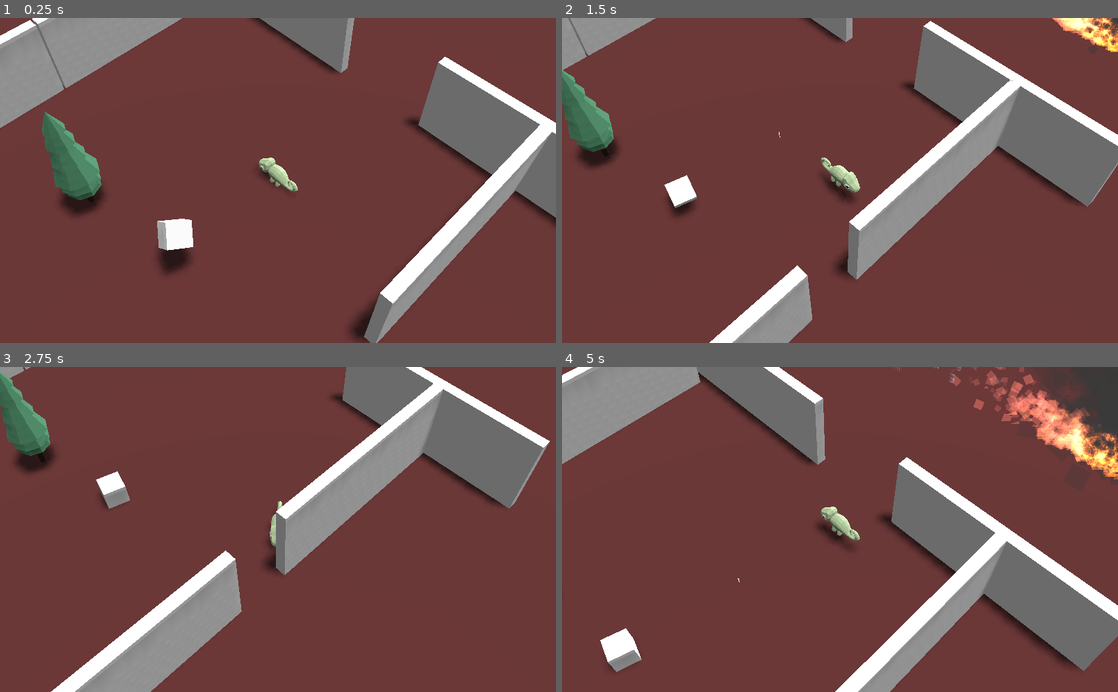
Above: before the commit, frames 1-4 (two rows, left to right).
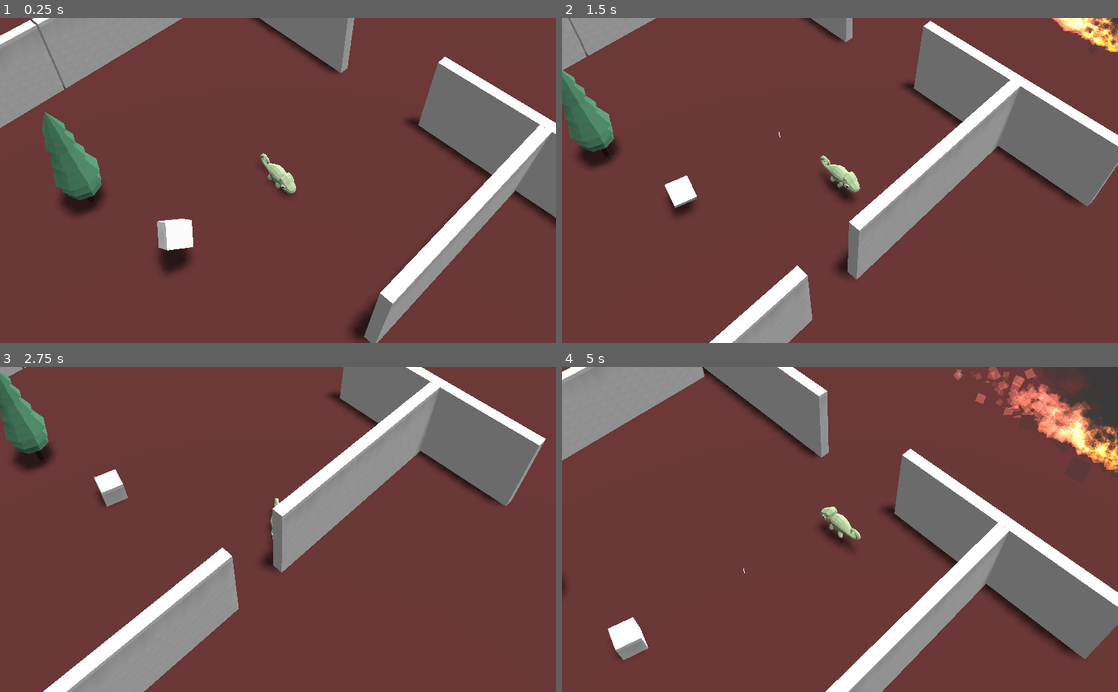
Above: after the commit, the same moments.

Repository: GameDrivenDesign/chameleo-quest
Game: Godot game, scene res://game/game.tscn
The game is run twice, just before and just after one commit, with the same random seed, the same clock (stepped at 60 frames per second) and the same inputs.
Inputs:
- Up to frame 1 (0.25 s): no input
- Up to frame 2 (1.5 s): hold Right (ui_right) 0.53-1.28 s; tap Space (ui_select) at 0.77 s; hold Down (ui_down) from 1.28 s (still down)
- Up to frame 3 (2.75 s): tap Space (ui_select) at 1.52 s; release Down (ui_down) at 2.03 s; hold Right (ui_right) from 2.03 s (still down)
- Up to frame 4 (5 s): release Right (ui_right) at 2.78 s; hold Up (ui_up) 2.78-3.53 s; tap Space (ui_select) at 3.02, 3.77, 4.52 s; hold Left (ui_left) from 3.53 s (still down)

The runs differ from the first frame. In frame 1, 0.4% of the frame differs, in the area x 0-100%, y 0-99%; in frame 2, 0.2%; in frame 3, 3.9%; in frame 4, 13%, in the area x 0-100%, y 0-100%.

Commit message:
Export chameleon as collada (gltf anims broken), add walk anim

Diff:
--- a/characters/player.gd
+++ b/characters/player.gd
@@ -24,6 +24,7 @@
 	apply_velocity(dt)
 	apply_rotation(dt)
 	input_acceleration(dt)
+	update_animation()
 
 func setup_camera():
 	camera = InterpolatedCamera.new()
@@ -85,6 +86,14 @@
 	else:
 		acceleration.y = 0
 
+func update_animation():
+	if velocity.length_squared() > 0 and not $model/AnimationPlayer.current_animation:
+		$model/AnimationPlayer.play("default")
+	elif velocity.length_squared() <= 0 and $model/AnimationPlayer.current_animation:
+		$model/AnimationPlayer.stop()
+
+	$model/AnimationPlayer.playback_speed = velocity.length() / SPEED
+
 func on_start_jump():
 	pass
 func on_end_jump():
--- a/characters/player.tscn
+++ b/characters/player.tscn
@@ -1,26 +1,12 @@
-[gd_scene load_steps=6 format=2]
+[gd_scene load_steps=4 format=2]
 
 [ext_resource path="res://characters/player.gd" type="Script" id=1]
-[ext_resource path="res://characters/chameleon/chameleon.gltf" type="PackedScene" id=2]
+[ext_resource path="res://characters/chameleon/chameleon.dae" type="PackedScene" id=2]
 
-[sub_resource type="CapsuleMesh" id=1]
+[sub_resource type="CapsuleShape" id=1]
 
-radius = 1.0
-mid_height = 1.0
-radial_segments = 64
-rings = 8
-
-[sub_resource type="CubeMesh" id=2]
-
-size = Vector3( 1, 1, 1 )
-subdivide_width = 0
-subdivide_height = 0
-subdivide_depth = 0
-
-[sub_resource type="CapsuleShape" id=3]
-
-radius = 0.709607
-height = 3.38425
+radius = 0.734308
+height = 2.98198
 
 [node name="player" type="KinematicBody" index="0"]
 
@@ -39,46 +25,14 @@
 script = ExtResource( 1 )
 _sections_unfolded = [ "Collision", "Transform", "collision" ]
 
-[node name="body" type="MeshInstance" parent="." index="0"]
+[node name="CollisionShape" type="CollisionShape" parent="." index="0"]
 
-visible = false
-layers = 1
-material_override = null
-cast_shadow = 1
-extra_cull_margin = 0.0
-use_in_baked_light = false
-lod_min_distance = 0.0
-lod_min_hysteresis = 0.0
-lod_max_distance = 0.0
-lod_max_hysteresis = 0.0
-mesh = SubResource( 1 )
-skeleton = NodePath("..")
-material/0 = null
+transform = Transform( 1, 0, 0, 0, 1, 0, 0, 0, 1, 0, -0.263908, 0 )
+shape = SubResource( 1 )
+disabled = false
+_sections_unfolded = [ "Transform" ]
 
-[node name="head" type="MeshInstance" parent="." index="1"]
-
-transform = Transform( 1, 0, 0, 0, 1, 0, 0, 0, 1, 0, 0.671717, 1.26847 )
-visible = false
-layers = 1
-material_override = null
-cast_shadow = 1
-extra_cull_margin = 0.0
-use_in_baked_light = false
-lod_min_distance = 0.0
-lod_min_hysteresis = 0.0
-lod_max_distance = 0.0
-lod_max_hysteresis = 0.0
-mesh = SubResource( 2 )
-skeleton = NodePath("..")
-material/0 = null
-
-[node name="CollisionShape" type="CollisionShape" parent="." index="2"]
-
-transform = Transform( 1, 0, 0, 0, 1, 0, 0, 0, 1, 0, -0.261821, 0.258777 )
-shape = SubResource( 3 )
-disabled = false
-
-[node name="model" type="Spatial" parent="." index="3" instance=ExtResource( 2 )]
+[node name="model" type="Spatial" parent="." index="1" instance=ExtResource( 2 )]
 
 transform = Transform( 1, 0, 0, 0, 1, 0, 0, 0, 1, 0, -1, 0 )
 _sections_unfolded = [ "Transform" ]
Not shown, added: characters/chameleon/chameleon.dae
Not shown, changed: characters/chameleon/chameleon.gltf
Not shown: 2 places in game/game.tscn that only renumber resources
Not shown, changed: characters/chameleon/chameleon.blend
